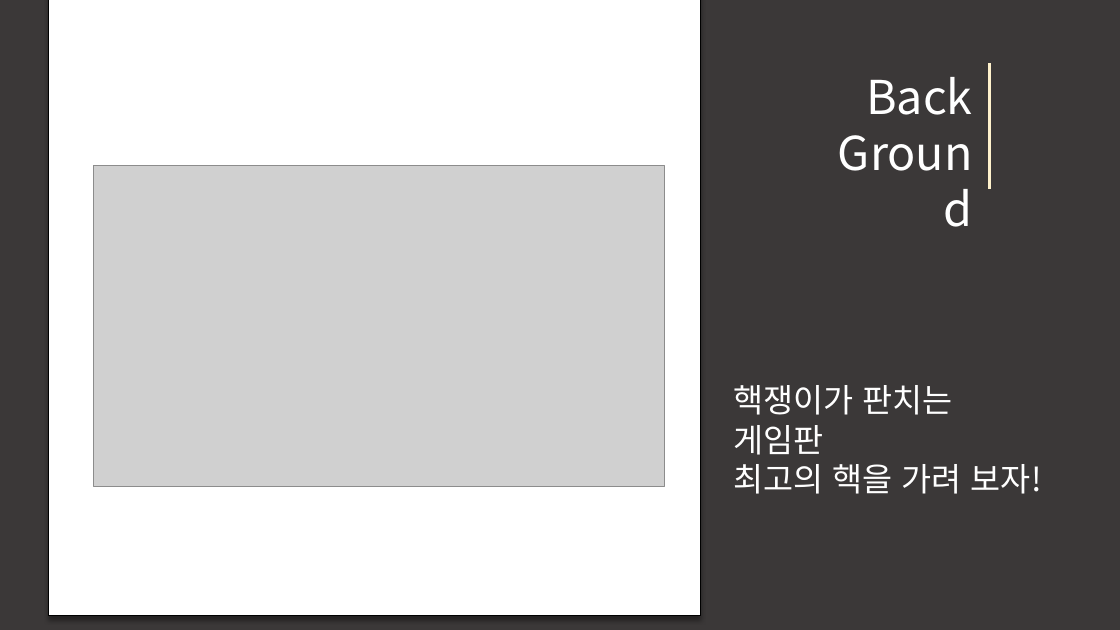
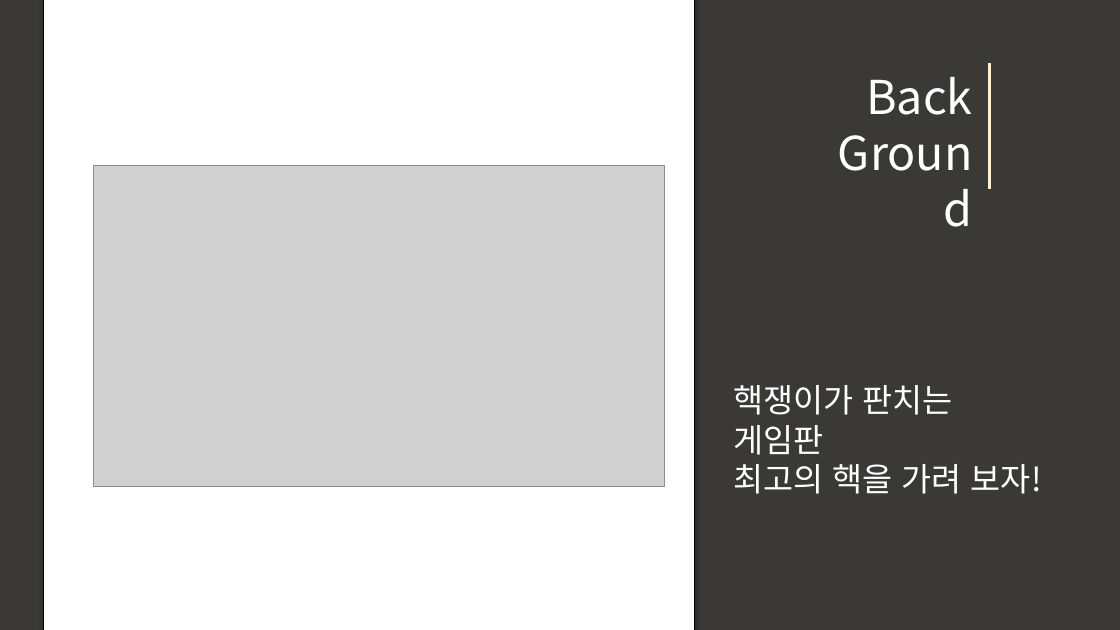
Before and after one commit to robin-maki/ABneBA, a slide deck: slide 2 of ABneBA_Presentation.pptx. Drawn at 1120x630 pixels with LibreOffice and Linux fonts; fonts in the diff are those of the drawing; grey boxes stand for pictures. Boxes give left, top, right and bottom in pixels: in the first picture for what was removed or moved away, otherwise in the second. Text is boxed around its words. In the diff, an @@ line names an element or a change of style, - is before the commit and + after.

```diff
--- a/ABneBA_Presentation.pptx
+++ b/ABneBA_Presentation.pptx
@@ rectangle: place and size @@
-rectangle at (49,0,701,616)
+rectangle at (43,0,695,630)
```
